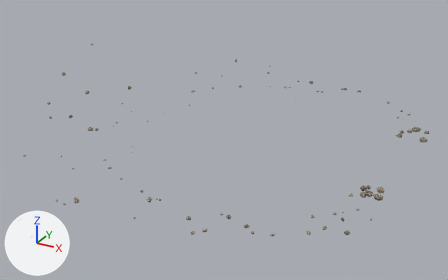
Before and after pictures for a commit that changed the glTF model maps/beach/models/beach_rocks.glb.
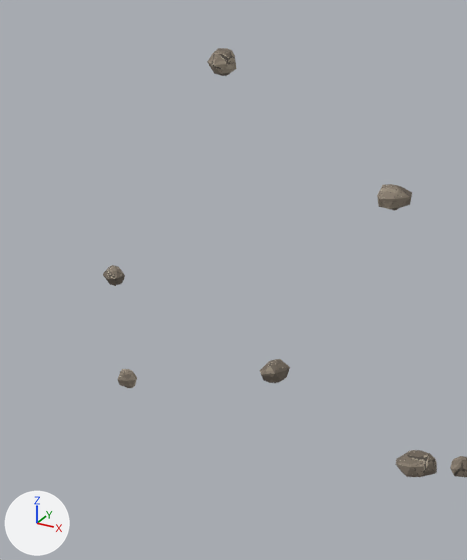
The first picture shows the older version from a 50 mm camera at (97.0, -208.8, 122.6) aimed at (-13.1, -8.6, 22.5). The close-ups show the older and then the newer version on the part from 7% to 22% of the width and 23% to 51% of the height of that picture. Only the edits that show in the close-ups are written down. The lights are fixed; the arrows at lower left show +X, +Y and +Z. Objects named as collision shapes, trigger or cutter boxes, shadow casters or lower levels of detail are left out. Vertices at exactly the same position are counted once.

Objects in the first close-up: 'BeachRocks'.
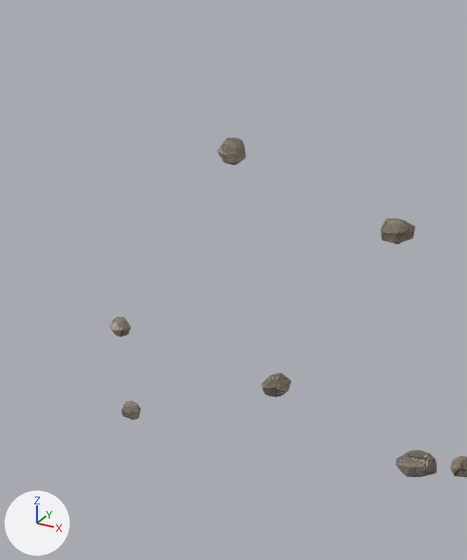
What differs and where, as boxes [x1, y1, x2, y2] in the close-ups (467 x 560 px; the box of a moved part takes in the faces that stretch with it):
'BeachRocks', reshaped
    before: [103, 48, 467, 478]
    after: [109, 138, 467, 478]
part 1 of me_beachrocks, moved or reshaped
    before: [118, 369, 137, 388]
    after: [121, 401, 141, 420]
part 2 of me_beachrocks, moved or reshaped
    before: [260, 359, 290, 383]
    after: [261, 373, 291, 397]
part 3 of me_beachrocks, moved or reshaped
    before: [207, 48, 237, 76]
    after: [217, 138, 246, 165]
part 4 of me_beachrocks, moved or reshaped
    before: [103, 265, 125, 286]
    after: [109, 316, 131, 337]
part 5 of me_beachrocks, moved or reshaped
    before: [377, 184, 412, 210]
    after: [381, 218, 415, 244]

What changed in the scene script:
```text
Change me_beachrocks:
    used by ob_beachrocks; location = (0.0, 0.0, 0.0)
    remove me_beachrocks.from_pydata(...)  # 2790 vertices, 5208 faces; spans x -103.0..59.0, y -100.0..82.0, z 20.0..44.0
    add me_beachrocks.from_pydata(...)  # 2790 vertices, 5208 faces; spans x -103.0..59.0, y -100.0..82.0, z 20.0..35.0
    me_beachrocks part 1: the loose piece of 30 vertices spanning x -81.0..-79.0, y -35.0..-34.0, z 28.0..29.0 is moved by (0.0, 0.0, -2.0)
    me_beachrocks part 2: the loose piece of 30 vertices spanning x -77.0..-76.0, y -27.0..-26.0, z 26.0..27.0 is moved by (0.0, 0.0, -1.0)
    me_beachrocks part 3: the loose piece of 30 vertices spanning x -99.0..-97.0, y -7.0..-4.0, z 35.0..37.0 is moved by (0.0, 0.0, -6.0)
    me_beachrocks part 4: the loose piece of 30 vertices spanning x -89.0..-87.0, y -28.0..-26.0, z 30.0..31.0 is moved by (0.0, 0.0, -3.0)
    me_beachrocks part 5: the loose piece of 30 vertices spanning x -87.0..-85.0, y -5.0..-3.0, z 28.0..30.0 is moved by (0.0, 0.0, -2.0)
    other edits to the shape of me_beachrocks do not show in these pictures
```
